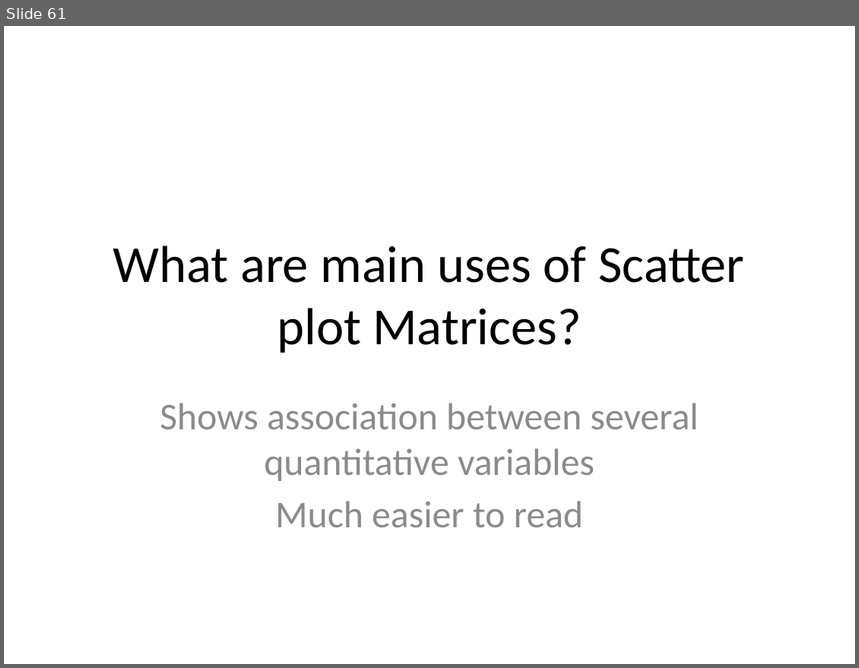
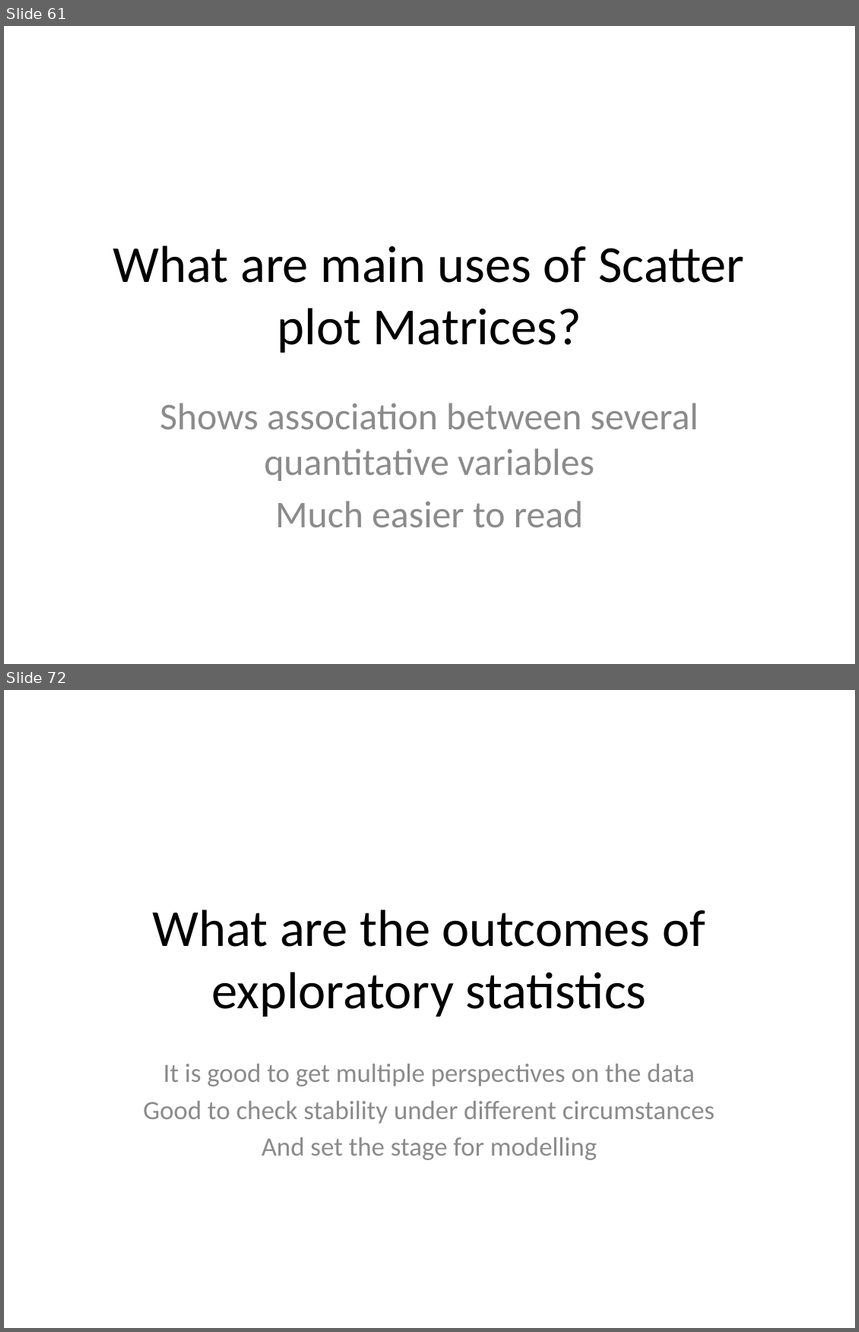
Before and after one commit to githubsebkun/Software-Interview-Questions, a slide deck: Data science.pptx. Shown one above the other, each under a label of ours: slide 61 before the commit, slides 61 and 72 after it; the slides between them are not shown. The pictures are 859x668 and 859x1332 pixels, drawn with LibreOffice and Linux fonts; fonts in the diff are those of the drawing. Boxes give left, top, right and bottom in pixels: in the first picture for what was removed or moved away, otherwise in the second. Text is boxed around its words. In the diff, an @@ line names an element or a change of style, - is before the commit and + after.

```diff
--- a/Data science.pptx
+++ b/Data science.pptx
@@ slide 72 added at <box>4,690,855,1328</box>, background #FFFFFF @@
@@ title added at <box>153,910,705,1017</box>, 44 pt, text #000000 @@
+What are the outcomes of exploratory statistics
@@ subtitle added at <box>143,1064,715,1160</box>, 22.4 pt, text #8C8C8C @@
+It is good to get multiple perspectives on the data
+Good to check stability under different circumstances
+And set the stage for modelling
```
Also in this commit, not shown: 1 slide changed, 16 other slides added, 8 other files.
